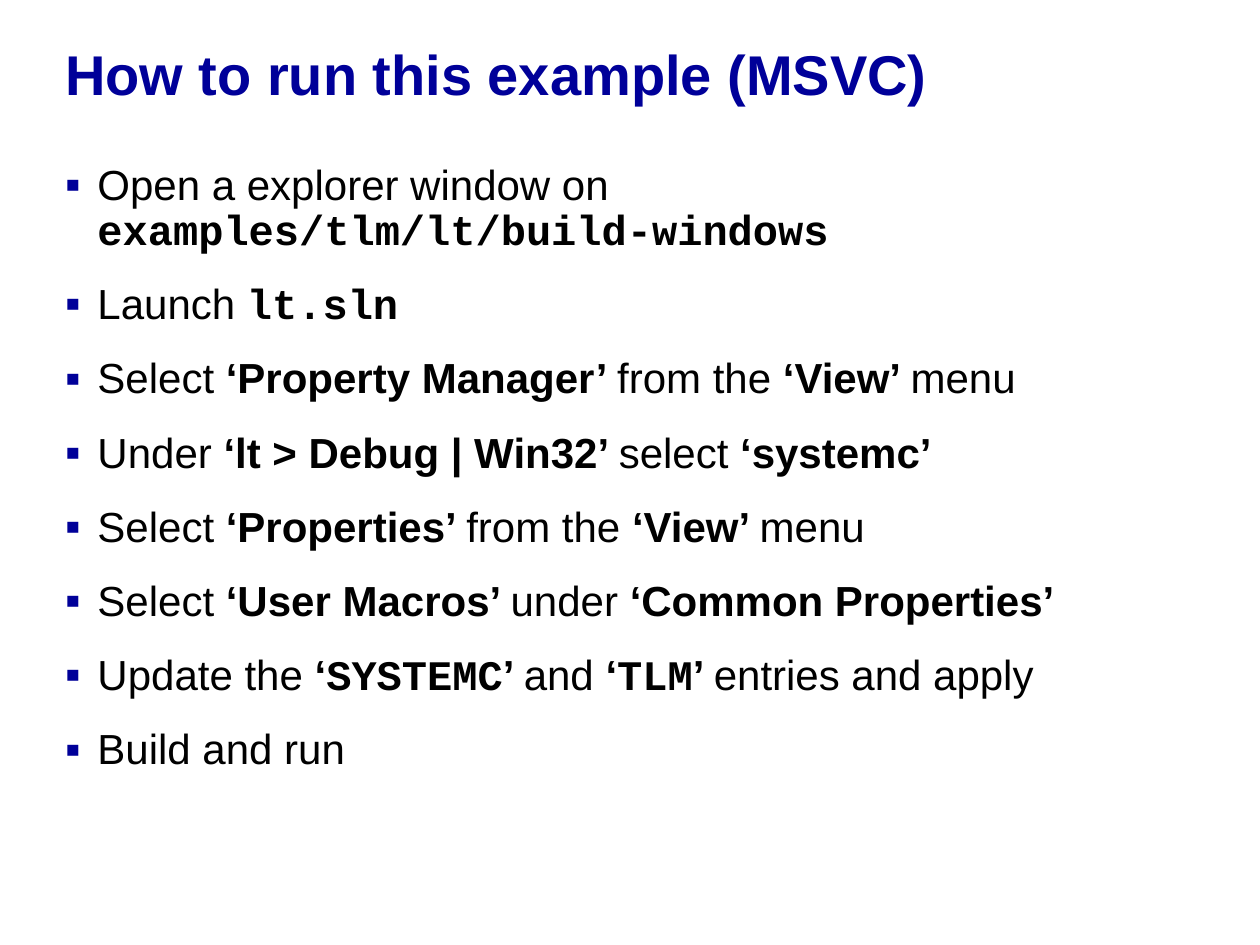
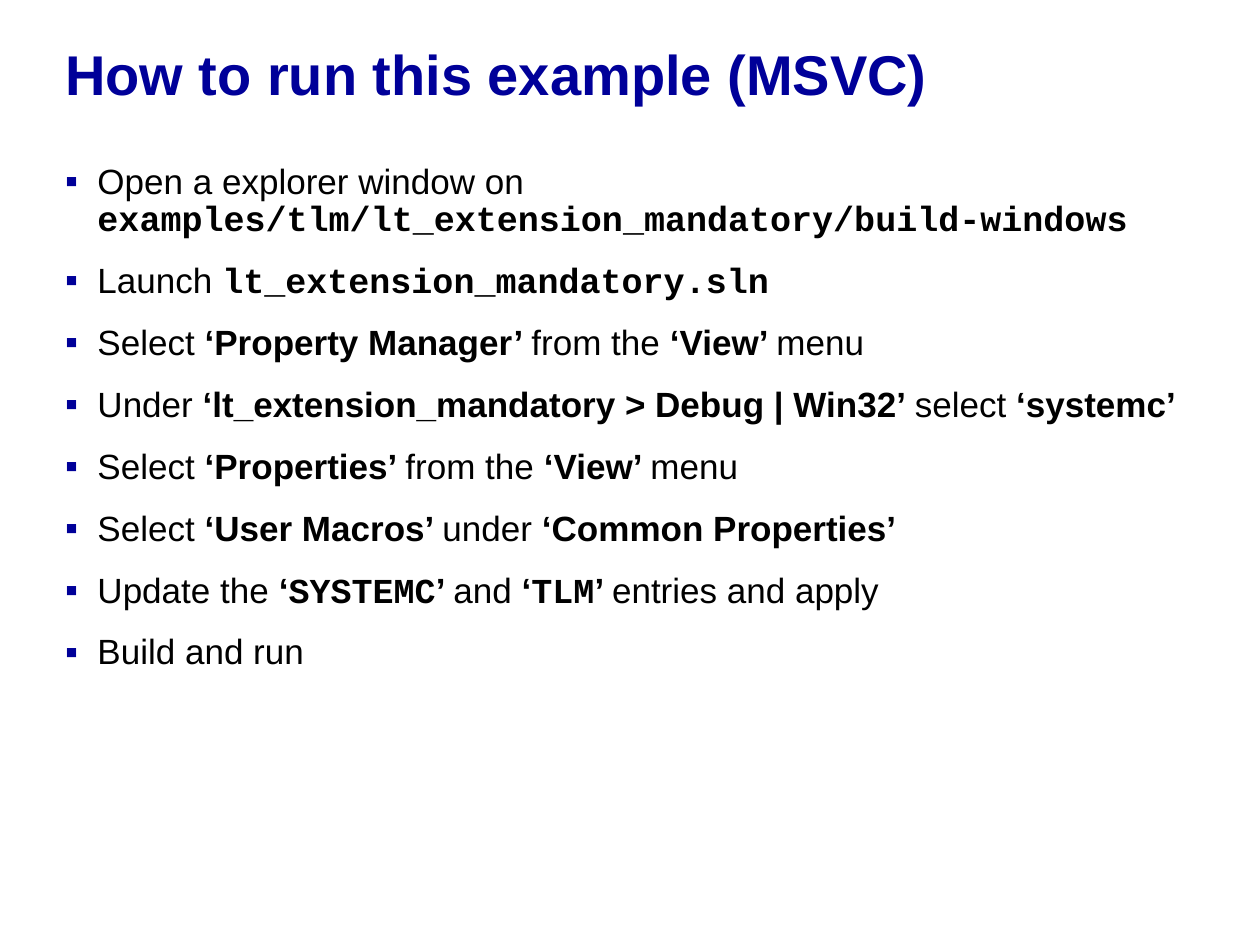
Before and after one commit to accellera-official/systemc, a slide deck: slide 5 of examples/tlm/lt_extension_mandatory/docs/lt_extension_mandatory_example.ppt. Drawn at 1260x945 pixels with LibreOffice and Linux fonts; fonts in the diff are those of the drawing; background and template pictures are left out. Boxes give left, top, right and bottom in pixels: in the first picture for what was removed or moved away, otherwise in the second. Text is boxed around its words. In the diff, an @@ line names an element or a change of style, - is before the commit and + after.

Commit message:
- updated extension examples PowerPoints

```diff
--- a/examples/tlm/lt_extension_mandatory/docs/lt_extension_mandatory_example.ppt
+++ b/examples/tlm/lt_extension_mandatory/docs/lt_extension_mandatory_example.ppt
@@ text at [97, 168, 1127, 301]: text changed; size 24 to 20 pt @@
-▪ Open a explorer window on
-  examples/tlm/lt/build-windows
-▪ Launch lt.sln
+▪ Open a explorer window on
+  examples/tlm/lt_extension_mandatory/build-windows
+▪ Launch lt_extension_mandatory.sln
@@ text at [97, 329, 896, 665]: size 24 to 20 pt in "Select ‘Property Manager’ from the ‘View’ menu", "Select ‘Properties’ from the ‘View’ menu", "Select ‘User Macros’ under ‘Common Properties’", "Update the ‘SYSTEMC’ and ‘TLM’ entries and ..." and 1 more places; less space between paragraphs @@
@@ text at [97, 391, 1176, 424]: text changed; size 24 to 20 pt @@
-▪ Under ‘lt > Debug | Win32’ select ‘systemc’
+▪ Under ‘lt_extension_mandatory > Debug | Win32’ select ‘systemc’
```
Also in this commit, not shown: 5 other slides changed, 2 slides added, 5 slides removed, 1 other file.
